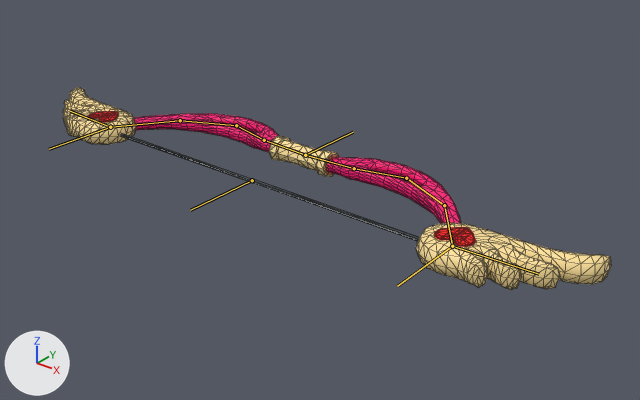
The glTF model webar/assets/bow_anim05.gltf, before and after one commit.
The view is the same before and after, from a camera (50 mm lens) standing at (13.65, -16.47, 9.05) and looking at (1.64, -1.45, -0.26). The lights are fixed; the arrows at lower left show +X, +Y and +Z. The bones that bend it are drawn over the model as lines. Mesh edges are drawn as thin lines.

Names of what the first picture shows: 'Bow'.
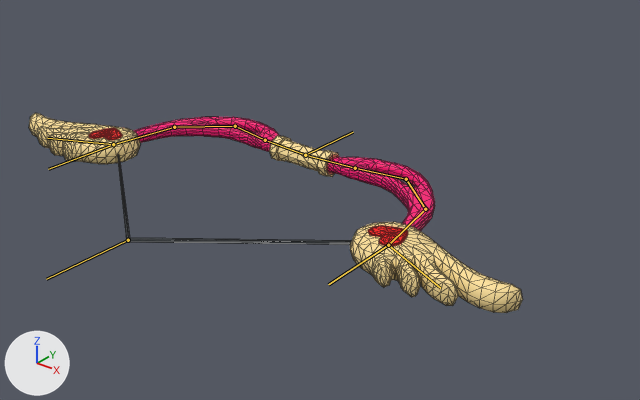
The newer file adds an action. The first version stands in its rest pose; the second is drawn at frame 30 of the action 'Armature.001Action.001'.

Changed parts and their boxes (x1, y1, x2, y2) in the pictures (640 x 400 px):
'Bow', posed (10% narrower)
    before: (63, 87, 611, 290)
    after: (29, 113, 523, 313)
bone 'Bone', root to tip
    before: (305, 155) to (354, 168)
    after: (305, 155) to (355, 168)
bone 'Bone.001', root to tip
    before: (354, 168) to (406, 178)
    after: (355, 168) to (406, 179)
bone 'Bone.002', root to tip
    before: (406, 178) to (444, 205)
    after: (406, 179) to (425, 209)
bone 'Bone.003', root to tip
    before: (444, 205) to (452, 246)
    after: (425, 209) to (388, 245)
bone 'Bone.005', root to tip
    before: (305, 155) to (264, 140)
    after: (305, 155) to (265, 140)
bone 'Bone.006', root to tip
    before: (264, 140) to (236, 125)
    after: (265, 140) to (235, 126)
bone 'Bone.007', root to tip
    before: (236, 125) to (180, 120)
    after: (235, 126) to (174, 127)
bone 'Bone.008', root to tip
    before: (180, 120) to (110, 127)
    after: (174, 127) to (113, 144)
bone 'String', root to tip
    before: (252, 180) to (190, 210)
    after: (128, 240) to (46, 279)

The edits, one by one:
Bone 'Bone' (bone_bone) turns from (0, 0, 0) to (-1, 0, 0) degrees about its own x, y and z.
Bone 'Bone.001' (bone_bone_001) turns from (0, 0, 0) to (5, 0, 0) degrees about its own x, y and z.
Bone 'Bone.002' (bone_bone_002) turns from (0, 0, 0) to (13, 0, 0) degrees about its own x, y and z.
Bone 'Bone.003' (bone_bone_003) turns from (0, 0, 0) to (11, 0, 0) degrees about its own x, y and z.
Bone 'Bone.005' (bone_bone_005) turns from (0, 0, 0) to (1, 0, 0) degrees about its own x, y and z.
Bone 'Bone.006' (bone_bone_006) turns from (0, 0, 0) to (-5, 0, 0) degrees about its own x, y and z.
Bone 'Bone.007' (bone_bone_007) turns from (0, 0, 0) to (-13, 0, 0) degrees about its own x, y and z.
Bone 'Bone.008' (bone_bone_008) turns from (0, 0, 0) to (-11, 0, 0) degrees about its own x, y and z.
Bone 'String' (bone_string) moves from (0.0, 0.0, 0.0) to (0.0, 3.9, 0.0).
